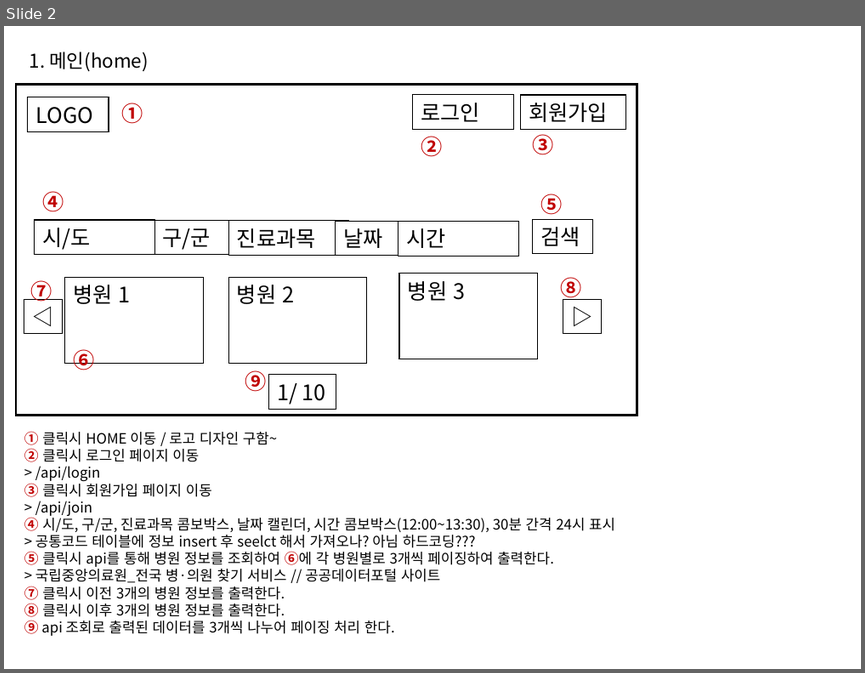
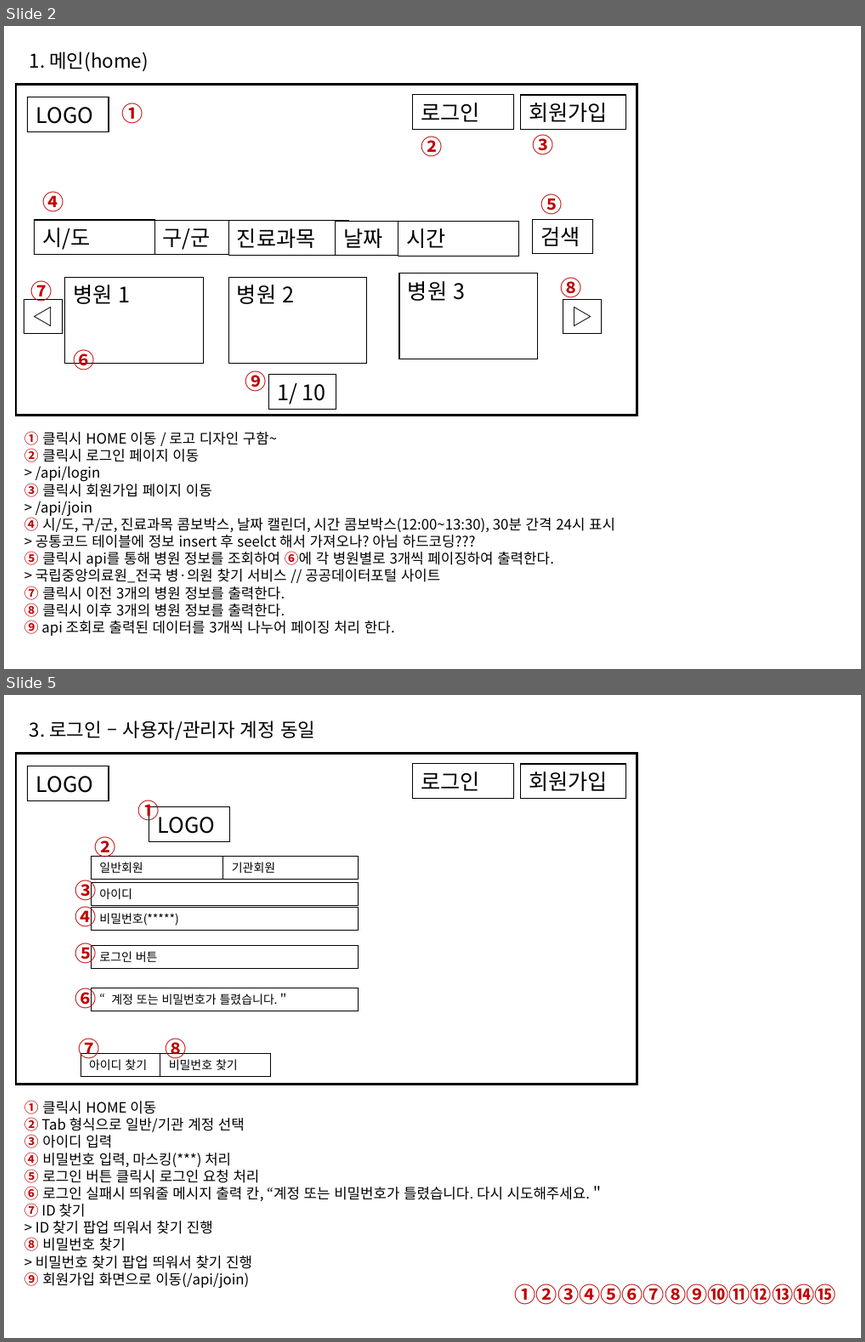
Before and after one commit to Gabintree/appintment2, a slide deck: 프로그램 설계.ppt. Shown one above the other, each under a label of ours: slide 2 before the commit, slides 2 and 5 after it; the slides between them are not shown. The pictures are 865x673 and 865x1342 pixels, drawn with LibreOffice and Linux fonts; fonts in the diff are those of the drawing. Boxes give left, top, right and bottom in pixels: in the first picture for what was removed or moved away, otherwise in the second. Text is boxed around its words. In the diff, an @@ line names an element or a change of style, - is before the commit and + after.

```diff
--- a/프로그램 설계.ppt
+++ b/프로그램 설계.ppt
@@ slide 5 added at [4,695,861,1338], background #FFFFFF @@
@@ title added at [30,721,315,740], 16 pt, text #000000 @@
+3. 로그인 – 사용자/관리자 계정 동일
@@ rectangle added at [16,754,636,1084], fill #FFFFFF, outline #000000 2.01 pt @@
@@ rectangle added at [27,766,109,800], fill #FFFFFF, outline #000000 0.74 pt, 18 pt, text #000000 @@
+LOGO
@@ rectangle added at [412,764,513,798], fill #FFFFFF, outline #000000 0.74 pt, 18 pt, text #000000 @@
+로그인
@@ rectangle added at [520,764,625,798], fill #FFFFFF, outline #000000 0.74 pt, 18 pt, text #000000 @@
+회원가입
@@ text added at [137,800,159,823], 18 pt, text #C00000, bold @@
+①
@@ rectangle added at [148,807,230,841], fill #FFFFFF, outline #000000 0.74 pt, 18 pt, text #000000 @@
+LOGO
@@ text added at [95,836,116,857], 18 pt, text #C00000, bold @@
+②
@@ rectangle added at [92,857,260,879], fill #FFFFFF, outline #000000 0.74 pt, 10 pt, text #000000 @@
+일반회원
@@ rectangle added at [223,857,358,879], fill #FFFFFF, outline #000000 0.74 pt, 10 pt, text #000000 @@
+기관회원
@@ text added at [75,876,97,903], 18 pt, text #C00000, bold @@
+③
@@ rectangle added at [92,883,358,906], fill #FFFFFF, outline #000000 0.74 pt, 10 pt, text #000000 @@
+아이디
@@ text added at [75,902,97,930], 18 pt, text #C00000, bold @@
+④
@@ rectangle added at [92,907,358,930], fill #FFFFFF, outline #000000 0.74 pt, 10 pt, text #000000 @@
+비밀번호(*****)
@@ text added at [75,942,97,966], 18 pt, text #C00000, bold @@
+⑤
@@ rectangle added at [92,945,358,969], fill #FFFFFF, outline #000000 0.74 pt, 10 pt, text #000000 @@
+로그인 버튼
@@ text added at [75,987,96,1011], 18 pt, text #C00000, bold @@
+⑥
@@ rectangle added at [92,988,358,1011], fill #FFFFFF, outline #000000 0.74 pt, 10 pt, text #000000 @@
+“계정 또는 비밀번호가 틀렸습니다.＂
@@ text added at [78,1038,99,1061], 18 pt, text #C00000, bold @@
+⑦
@@ text added at [165,1038,186,1061], 18 pt, text #C00000, bold @@
+⑧
@@ rectangle added at [80,1053,190,1077], fill #FFFFFF, outline #000000 0.74 pt, 10 pt, text #000000 @@
+아이디 찾기
@@ rectangle added at [160,1053,269,1077], fill #FFFFFF, outline #000000 0.74 pt, 10 pt, text #000000 @@
+비밀번호 찾기
@@ text added at [24,1100,604,1287], 12 pt, text #000000 @@
+① 클릭시 HOME 이동
+② Tab 형식으로 일반/기관 계정 선택
+③ 아이디 입력
+④ 비밀번호 입력, 마스킹(***) 처리
+⑤ 로그인 버튼 클릭시 로그인 요청 처리
+⑥ 로그인 실패시 띄워줄 메시지 출력 칸, “계정 또는 비밀번호가 틀렸습니다. 다시 시도해주세요.＂
+⑦ ID 찾기
+> ID 찾기 팝업 띄워서 찾기 진행
+⑧ 비밀번호 찾기
+> 비밀번호 찾기 팝업 띄워서 찾기 진행
+⑨ 회원가입 화면으로 이동(/api/join)
@@ text added at [515,1283,836,1304], 18 pt, text #C00000, bold @@
+①②③④⑤⑥⑦⑧⑨⑩⑪⑫⑬⑭⑮
```
Also in this commit, not shown: 3 slides changed, 2 other files.
